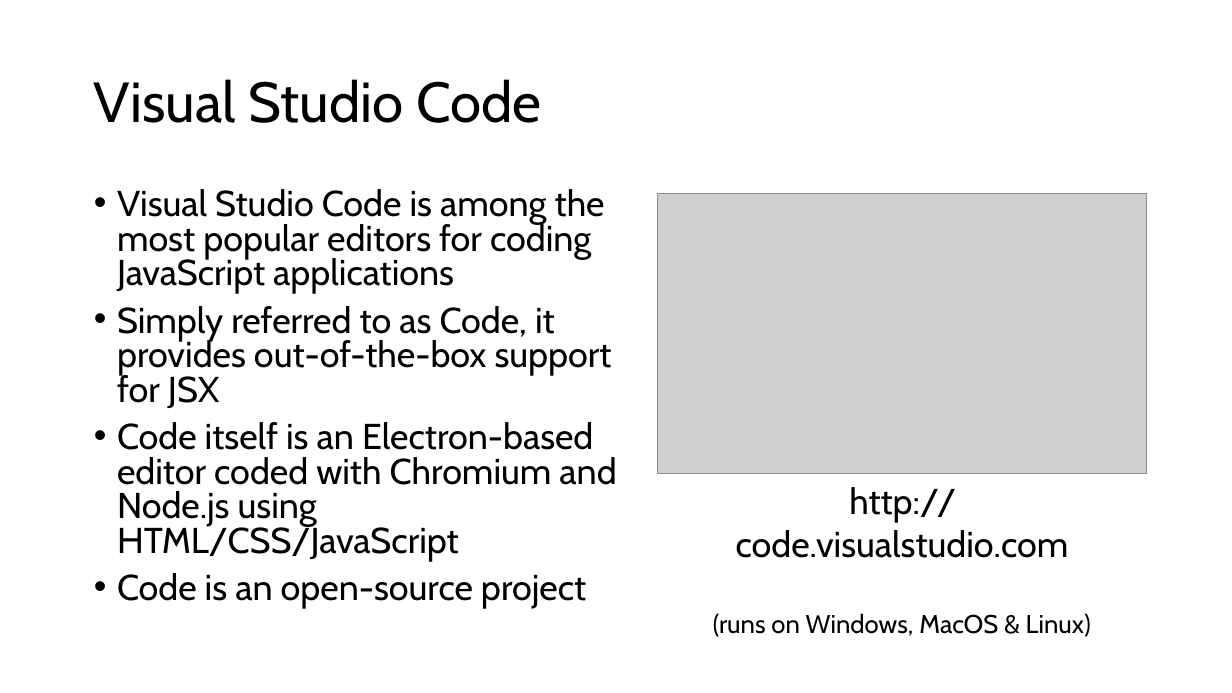
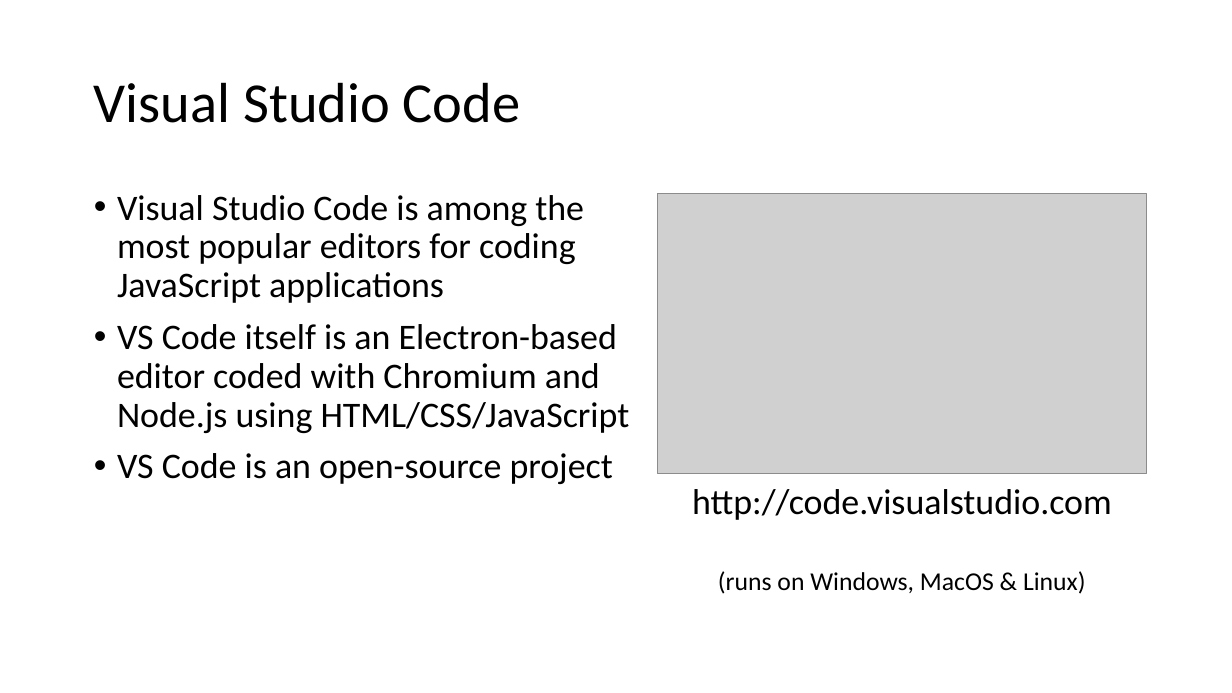
Before and after one commit to DevScope/HandsOn-Angular, a slide deck: slide 9 of Session 1 - Introduction and Slides/Introduction to Angular.pptx (slide 7 before the commit). Drawn at 1232x693 pixels with LibreOffice and Linux fonts; fonts in the diff are those of the drawing; grey boxes stand for pictures. Boxes give left, top, right and bottom in pixels: in the first picture for what was removed or moved away, otherwise in the second. Text is boxed around its words. In the diff, an @@ line names an element or a change of style, - is before the commit and + after.

```diff
--- a/Session 1 - Introduction and Slides/Introduction to Angular.pptx
+++ b/Session 1 - Introduction and Slides/Introduction to Angular.pptx
@@ title "Visual Studio Code" at (94, 82, 521, 123): font Cabin to Calibri @@
@@ text at (117, 195, 584, 303): font Cabin to Calibri in "Visual Studio Code is among the most ..."; line spacing 0.8 to 0.9 @@
@@ text at (117, 324, 630, 484): text changed; font Cabin to Calibri @@
-• Simply referred to as Code, it provides out-of-the-box support for JSX
-• Code itself is an Electron-based editor coded with Chromium and Node.js using HTML/CSS/JavaScript
-• Code is an open-source project
+• VS Code itself is an Electron-based editor coded with Chromium and Node.js using HTML/CSS/JavaScript
+• VS Code is an open-source project
@@ text "http://code.visualstudio.com (runs on Windows, MacOS ..." at (692, 489, 1112, 594): font Cabin to Calibri @@
```
Also in this commit, not shown: 21 other slides changed, 8 slides added, 3 slides removed, 2 other files.
